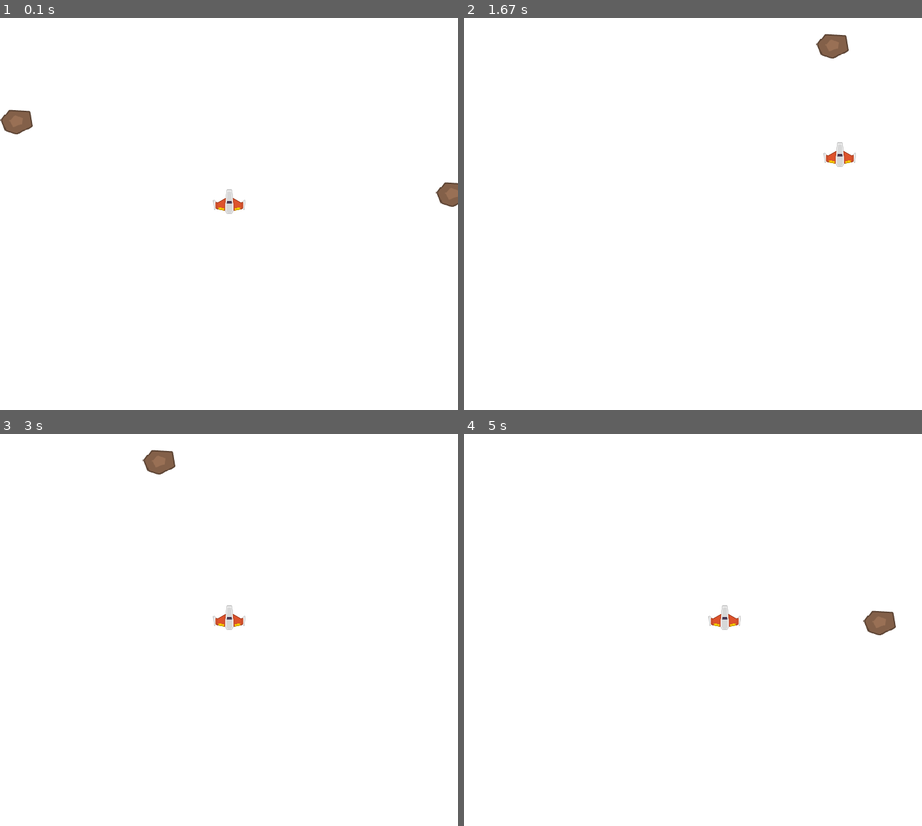
Above: before the commit, frames 1-4 (two rows, left to right).
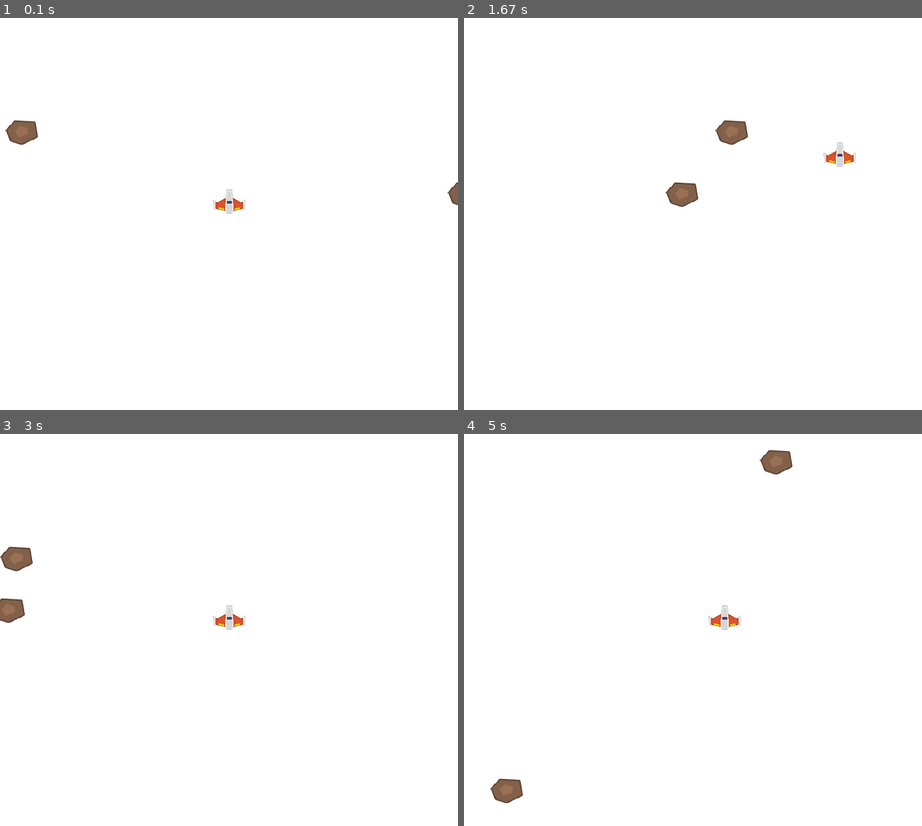
Above: after the commit, the same moments.

Repository: JJinKm/DesSoft-Pygame
Game: pygame game, started from Tela_Inicial.py
Two runs of this game, one before a commit and one after it. Both use one fixed random seed, a clock stepped at 60 frames per second and the inputs below.
Inputs:
- Up to frame 1 (0.1 s): no input
- Up to frame 2 (1.67 s): hold Right 0.33-0.8 s; hold Up 0.83-1.13 s; hold Right 1.17-1.63 s
- Up to frame 3 (3 s): hold Left 1.67-2.2 s; hold Down 2.23-2.53 s; hold Left 2.57-2.97 s
- Up to frame 4 (5 s): hold Up 3-3.37 s; hold Right 3.4-4.03 s; hold Down 4.07-4.43 s; hold Left 4.47-4.93 s; hold Right from 4.97 s (still down)

The runs differ from the first frame. In frame 1, 0.6% of the frame differs, in the area x 0-100%, y 23-49%; in frame 2, 1.0%, in the area x 44-84%, y 4-49%; in frame 3, 1.0%; in frame 4, 1.0%.

Commit message:
Tentei corrigir, mas ainda não ta correto

Diff:
--- a/Tela_Inicial.py
+++ b/Tela_Inicial.py
@@ -15,9 +15,8 @@
 meteor_img = pygame.transform.scale(meteor_img, (METEOR_WIDTH, METEOR_HEIGHT))
 ship_img = pygame.image.load('assets/img/playerShip1_orange.png').convert_alpha()
 ship_img = pygame.transform.scale(ship_img, (SHIP_WIDTH, SHIP_HEIGHT))
-x_lista = [0,WIDTH-METEOR_WIDTH]
-speed_list = [-8,0,8]
-speed_list2 = [-8,8]
+x_lista = [0,WIDTH]
+speed_list = [0,8]
 
 class character(pygame.sprite.Sprite):
     def __init__(self, img):
@@ -50,17 +49,27 @@
         self.rect.y = random.randint(-METEOR_HEIGHT, HEIGHT)
         self.speedx = random.choice(speed_list)
         self.speedy = random.choice(speed_list)
+        self.initposx = self.rect.x
+        self.initposy = self.rect.y
     def update(self):
-        self.rect.x += self.speedx
-        self.rect.y += self.speedy
+        if self.initposx == 0:
+            self.rect.x += self.speedx
+        elif self.initposx == WIDTH:
+            self.rect.x -= self.speedx
+        if self.initposy >= HEIGHT/2:
+            self.rect.y -= self.speedy
+        elif self.initposy < HEIGHT/2:
+            self.rect.y += self.speedy
+        if self.speedx == 0 and self.speedy == 0:
+            self.speedx = 8
+            self.speedy = 0
+
 
         if self.rect.top > HEIGHT or self.rect.right < 0 or self.rect.left > WIDTH:
             self.rect.x = random.choice(x_lista)
             self.rect.y = random.randint(0, HEIGHT)
-            if self.speedy == 0:
-                self.speedx = random.choice(speed_list2)
-            elif self.speedx == 0:
-                self.speedy = random.choice(speed_list2)
+            self.speedx = random.choice(speed_list)
+            self.speedy = random.choice(speed_list)
 
 clock = pygame.time.Clock()
 FPS = 30
